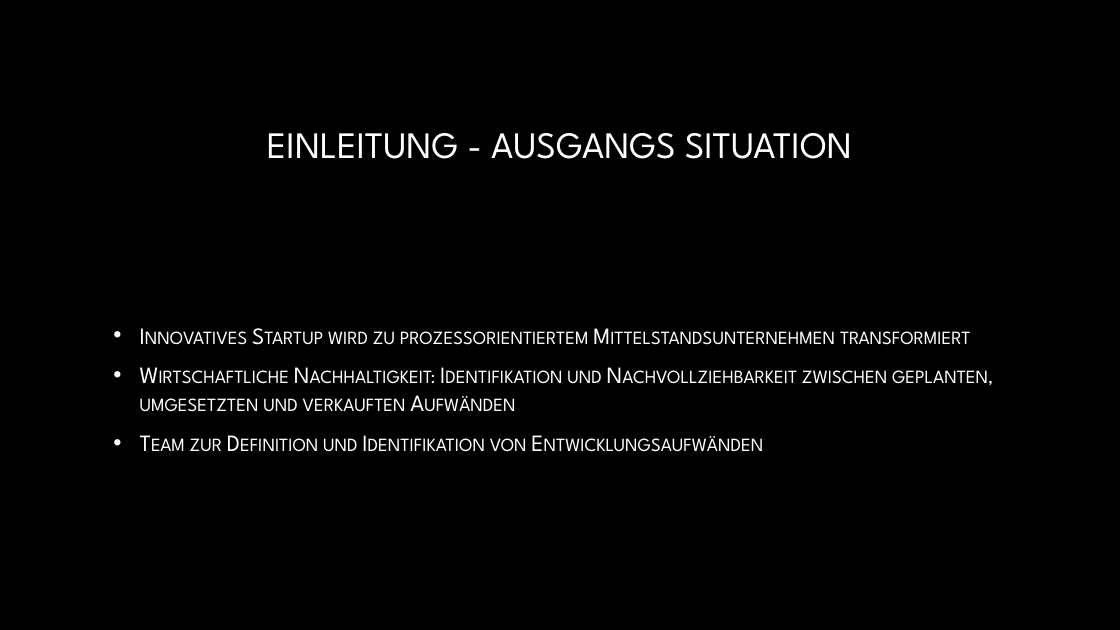
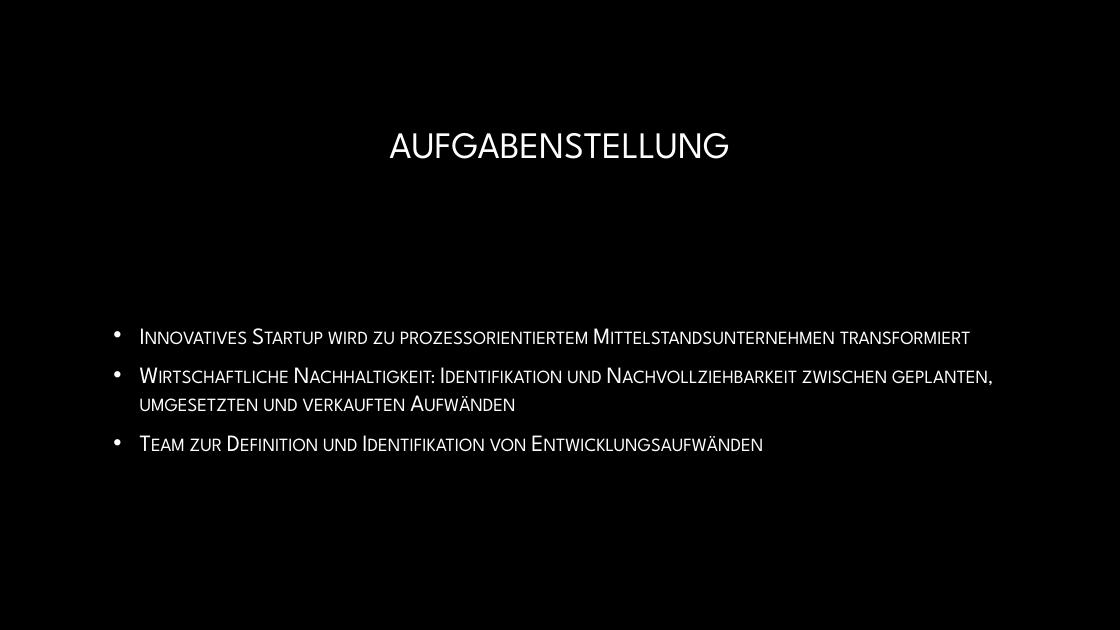
Before and after one commit to JimmyJ0ee/Projektmanagement_Q2, a slide deck: slide 3 of a1008 (1).pptx. Drawn at 1120x630 pixels with LibreOffice and Linux fonts; fonts in the diff are those of the drawing; background and template pictures are left out. Boxes give left, top, right and bottom in pixels: in the first picture for what was removed or moved away, otherwise in the second. Text is boxed around its words. In the diff, an @@ line names an element or a change of style, - is before the commit and + after.

```diff
--- a/a1008 (1).pptx
+++ b/a1008 (1).pptx
@@ title at [389,133,730,159]: text changed @@
-EINLEITUNG - AUSGANGS SITUATION
+AUFGABENSTELLUNG
```
Also in this commit, not shown: 3 other slides changed, 2 slides added, 3 slides removed.
